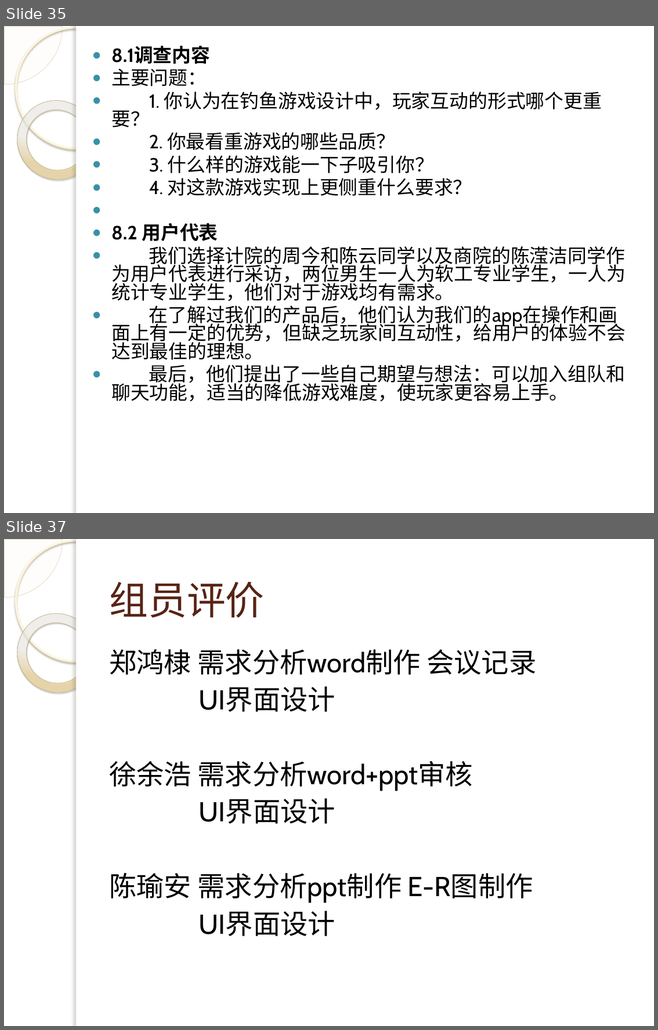
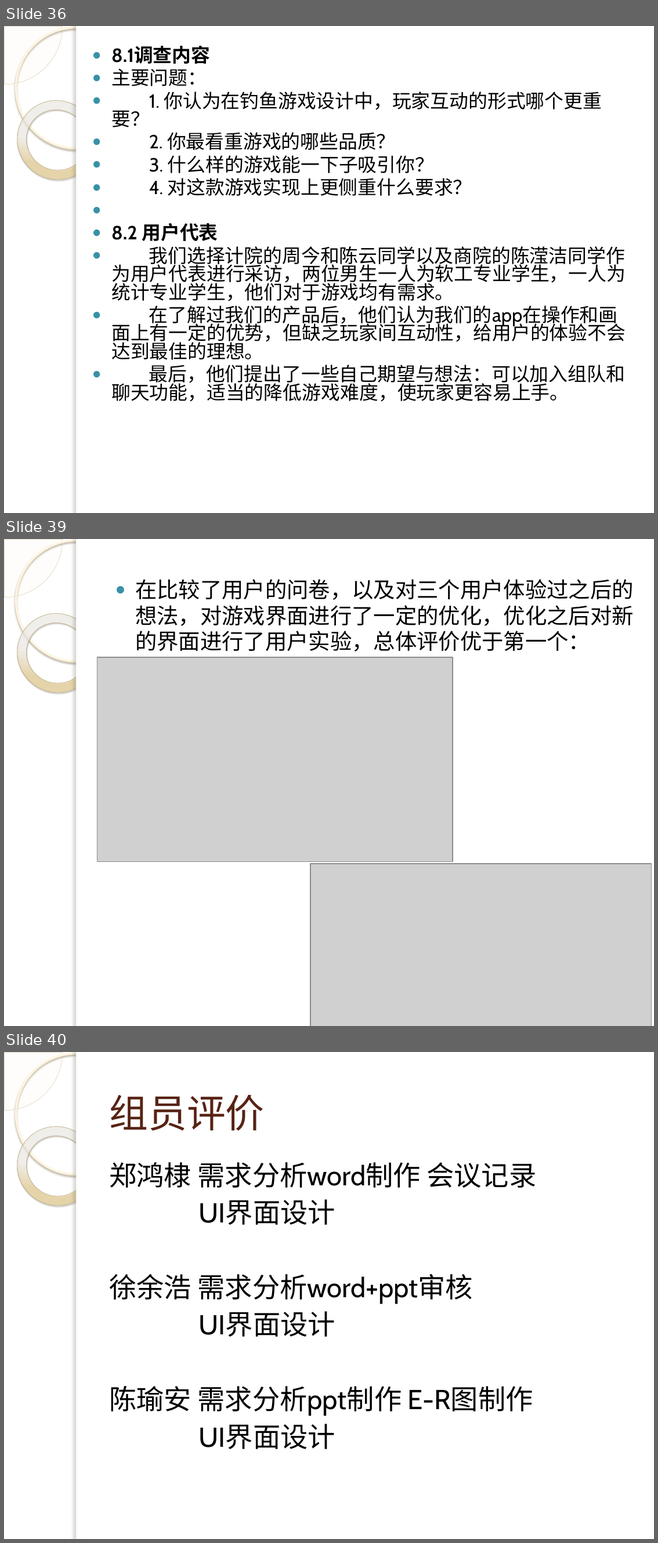
Before and after one commit to 3d-fishing/3D-app, a slide deck: 需求分析.pptx. Shown one above the other, each under a label of ours: slides 35 and 37 before the commit, slides 36, 39 and 40 after it; the slides between them are not shown. The pictures are 658x1030 and 658x1543 pixels, drawn with LibreOffice and Linux fonts; fonts in the diff are those of the drawing; grey boxes stand for pictures; background and template pictures are left out. Boxes give left, top, right and bottom in pixels: in the first picture for what was removed or moved away, otherwise in the second. Text is boxed around its words. In the diff, an @@ line names an element or a change of style, - is before the commit and + after.

```diff
--- a/需求分析.pptx
+++ b/需求分析.pptx
@@ slide 39 added at <box>4,539,654,1026</box>, background picture (left out); not listed: 5 template elements that a slide beside it also shows @@
@@ text added at <box>135,579,633,652</box>, 24 pt, text #000000 @@
+● 在比较了用户的问卷，以及对三个用户体验过之后的想法，对游戏界面进行了一定的优化，优化之后对新的界面进行了用户实验，总体评价优于第一个：
@@ picture added at <box>97,657,452,862</box> @@
@@ picture added at <box>310,864,651,1026</box> @@
@@ what was slide 35 is now slide 36 @@
@@ what was slide 37 is now slide 40 @@
```
Also in this commit, not shown: 3 slides changed, 3 other slides added.
